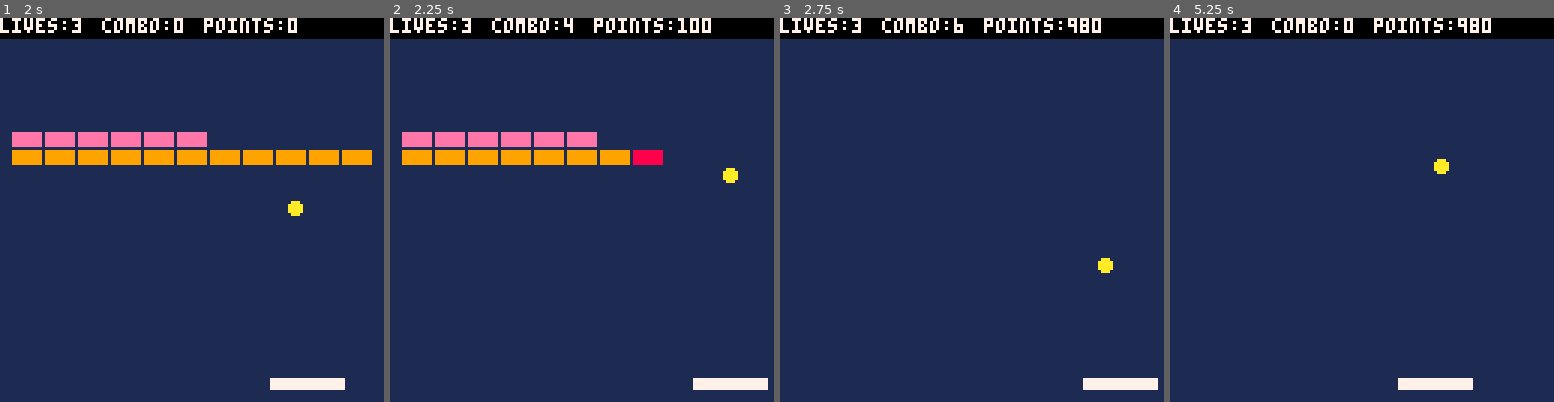
Above: before the commit, frames 1-4 (left to right).
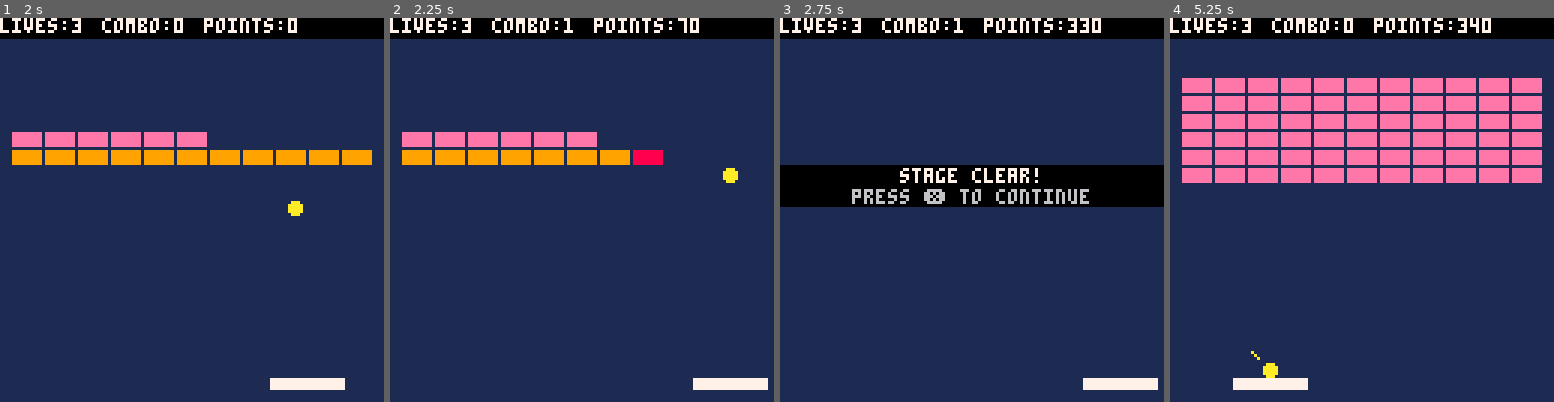
Above: after the commit, the same moments.

Repository: CaseyNord/Pico-8-Hero
Game: PICO-8 cartridge mybreakout.p8
Same seed, same stepped clock (60 frames per second), same inputs: the game is played once before the commit and once after it.
Inputs:
- Up to frame 1 (2 s): tap X (X key) at 0.33, 1.07, 1.85 s; hold Right from 1.6 s (still down)
- Up to frame 2 (2.25 s): release Right at 2.1 s
- Up to frame 3 (2.75 s): hold Right from 2.47 s (still down)
- Up to frame 4 (5.25 s): tap X (X key) at 2.97, 4.08, 5.2 s; release Right at 3.03 s; hold Left 3.08-3.58 s; hold Right 4.02-4.68 s; hold Left from 5.08 s (still down)

Frame 1 is identical in both runs. In frame 2, 0.2% of the frame differs, in the area x 45-84%, y 0-4%; in frame 3, 11%; in frame 4, 22%, in the area x 3-97%, y 0-97%.

Commit message:
Fixed level is finished check and removed explosion combos

Diff:
--- a/mybreakout.p8
+++ b/mybreakout.p8
@@ -263,11 +263,7 @@
 				end
 				--brick is hit
 				brickhit = true
-				hitbrick(i)
-				if levelfinished() then
-					_draw() --final draw to clear last brick
-					levelover()
-				end
+				hitbrick(i,true)
 			end
 		end
 
@@ -285,6 +281,10 @@
 				serveball()
 			end
 		end
+	end
+	if levelfinished() then
+		_draw() --final draw to clear last brick
+		levelover()
 	end
 end
 
@@ -430,13 +430,12 @@
 	end
 end
 
-function hitbrick(_i)
+function hitbrick(_i,_combo)
 	if brick.type[_i] == "b" then
 		sfx(02+player.combo)
 		brick.visible[_i] = false
 		player.points += 10*(player.combo+1)
-		player.combo += 1
-		player.combo = mid(1,player.combo,6) --make sure combo doesn't exceed 7
+		combo(_combo)
 	elseif brick.type[_i] == "i" then
 		sfx(09)
 	elseif brick.type[_i] == "h" then
@@ -446,15 +445,20 @@
 		sfx(02+player.combo)
 		brick.type[_i] = "zz"
 		player.points += 10*(player.combo+1)
-		player.combo += 1
-		player.combo = mid(1,player.combo,6) --make sure combo doesn't exceed 7
+		combo(_combo)
 	elseif brick.type[_i] == "p" then
 		sfx(02+player.combo)
 		brick.visible[_i] = false
 		player.points += 10*(player.combo+1)
+		combo(_combo)
+		--todo trigger powerup
+	end
+end
+
+function combo(_istrue)
+	if _istrue then
 		player.combo += 1
 		player.combo = mid(1,player.combo,6) --make sure combo doesn't exceed 7
-		--todo trigger powerup
 	end
 end
 
@@ -479,7 +483,7 @@
 		and abs(brick.x[j]-brick.x[_i]) <= (brick.width+2)
 		and abs(brick.y[j]-brick.y[_i]) <= (brick.height+2)
 		then
-			hitbrick(j)
+			hitbrick(j,false)
 		end
 	end
 end
